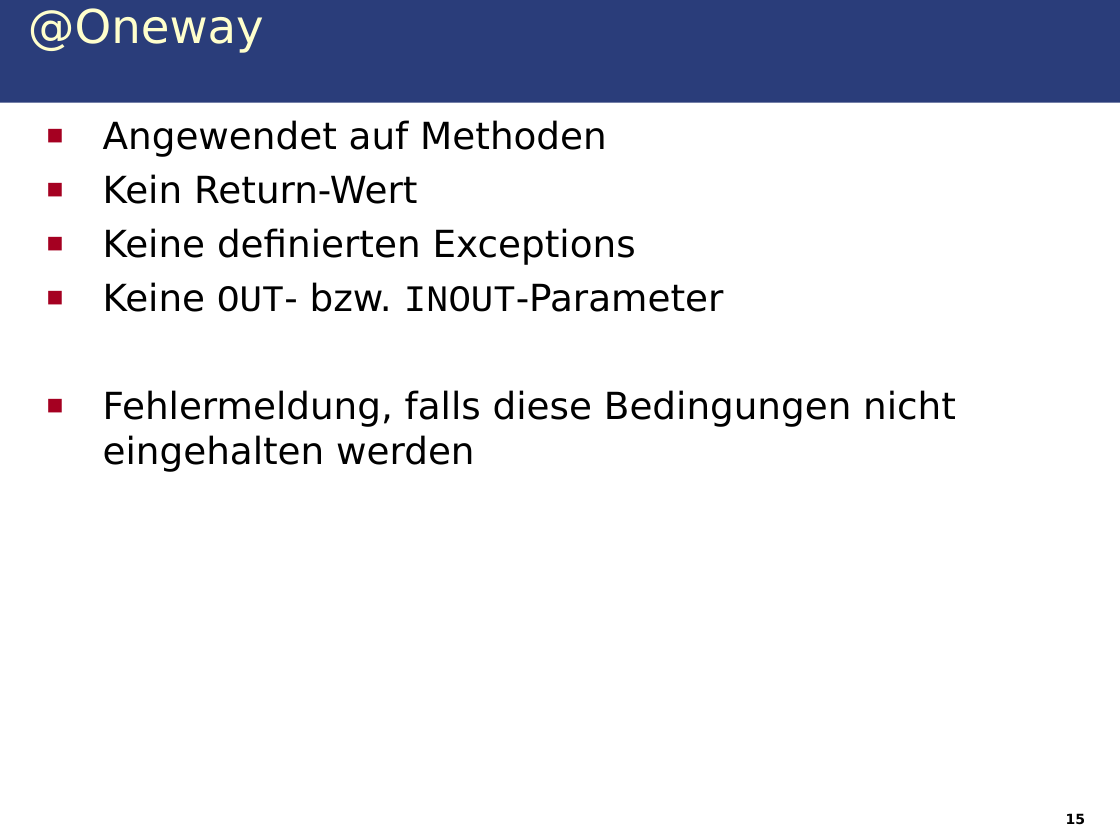
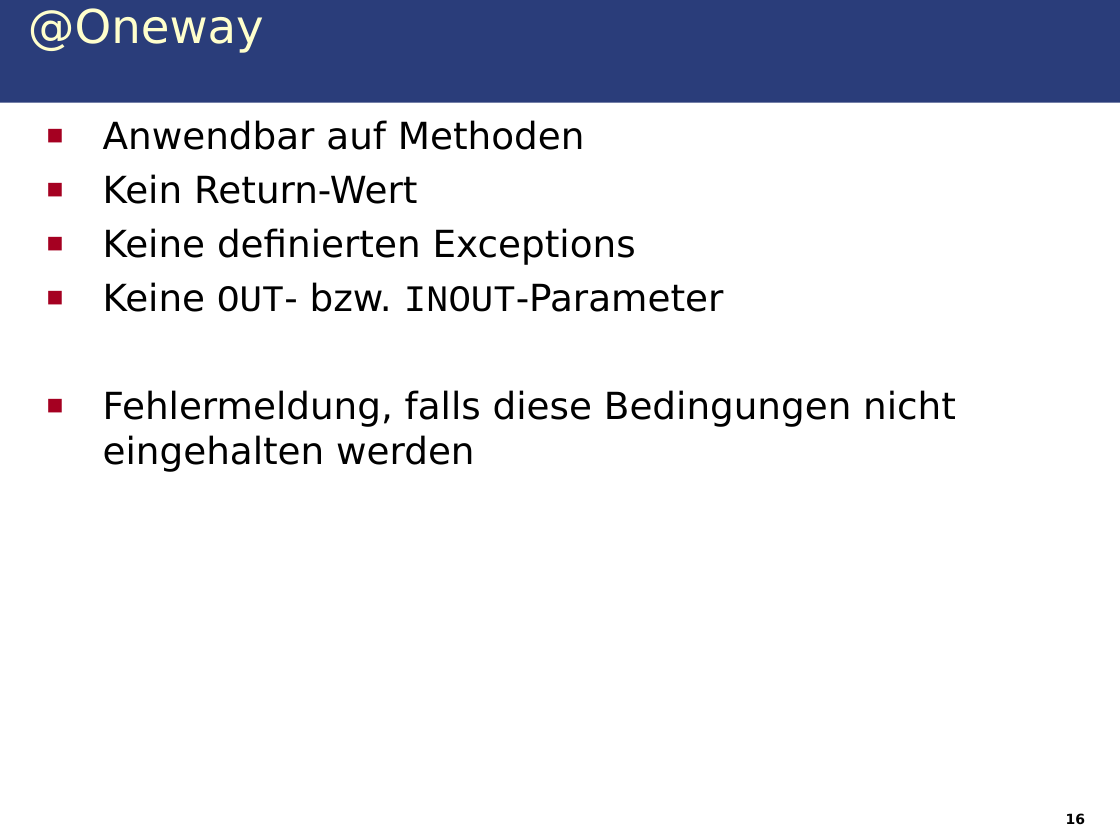
Before and after one commit to IAAS/decidr, a slide deck: slide 16 of seminars/rr/presentation/Web_Services.odp (slide 15 before the commit). Drawn at 1120x840 pixels with LibreOffice and Linux fonts; fonts in the diff are those of the drawing. Boxes give left, top, right and bottom in pixels: in the first picture for what was removed or moved away, otherwise in the second. Text is boxed around its words. In the diff, an @@ line names an element or a change of style, - is before the commit and + after.

```diff
--- a/seminars/rr/presentation/Web_Services.odp
+++ b/seminars/rr/presentation/Web_Services.odp
@@ text at <box>103,120,585,150</box>: text changed @@
-■ Angewendet auf Methoden
+■ Anwendbar auf Methoden
@@ page number at <box>1066,813,1085,825</box>: text changed @@
-15
+16
```
Also in this commit, not shown: 4 other slides changed, 7 slides added, 6 slides removed, 1 other file.
